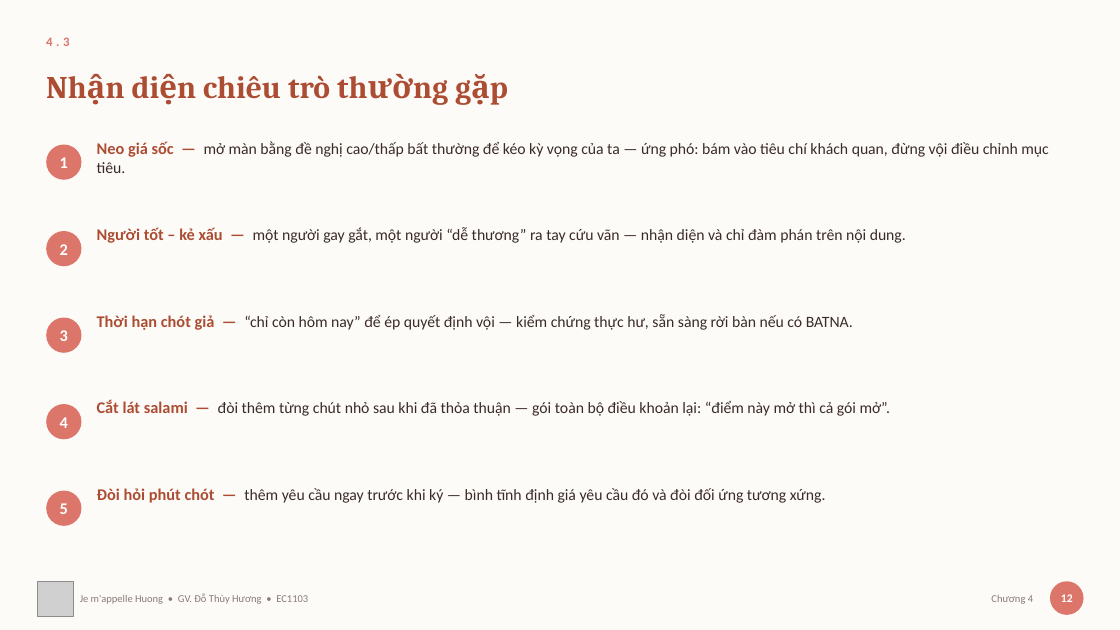
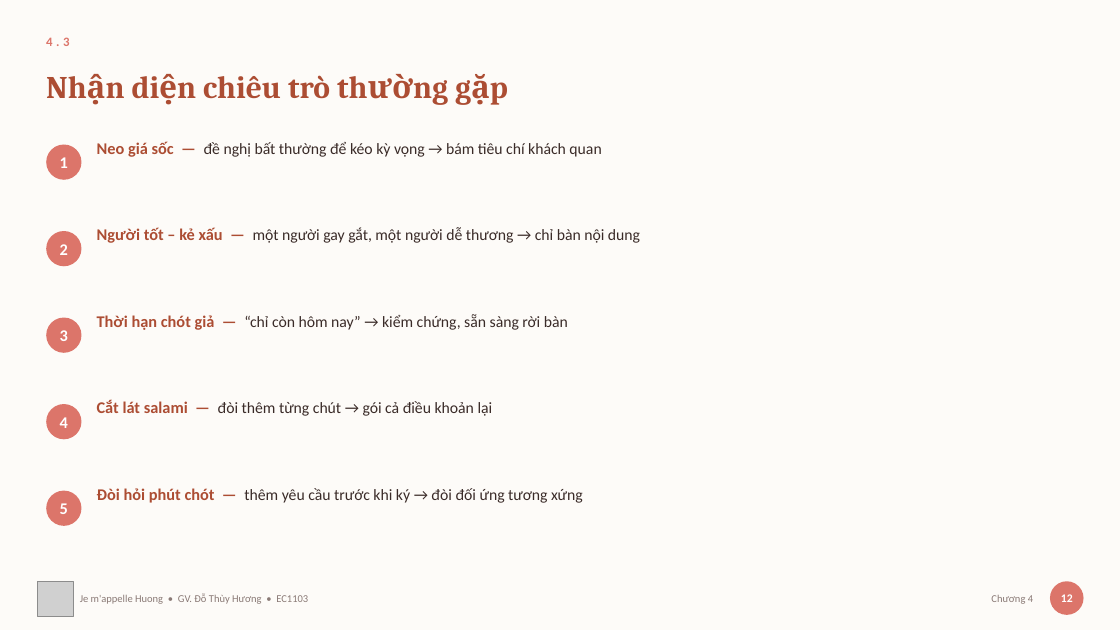
Before and after one commit to thuyhuongctu/ComDraft, a slide deck: slide 16 of slides/04-dam-phan.pptx. Drawn at 1120x630 pixels with LibreOffice and Linux fonts; fonts in the diff are those of the drawing; grey boxes stand for pictures. Boxes give left, top, right and bottom in pixels: in the first picture for what was removed or moved away, otherwise in the second. Text is boxed around its words. In the diff, an @@ line names an element or a change of style, - is before the commit and + after.

Commit message:
Bớt chữ trên slide Chương 3, 4 và 5
Tiếp đợt bớt chữ, vẫn theo quy ước Chương 1 đã đặt: thân thẻ rút từ câu văn
28–41 chữ xuống cụm 8–14 chữ, đoạn văn bị rút đưa vào ghi chú giảng bài dưới
mục "NÓI ĐỦ Ý (phần đã rút khỏi slide)".

                trước      sau
  Chương 3      97,0  →   80,1 chữ/slide
  Chương 4      98,9  →   82,5
  Chương 5      91,8  →   78,9

Cả năm chương bài giảng nay nằm trong khoảng 76–83 chữ mỗi slide, thay vì
95–105 như trước.

91 thân thẻ đổi chữ, 20 khối NÓI ĐỦ Ý thêm vào ghi chú.

Không đụng tới slide hoạt động nhóm và slide bài tập — những slide ấy giao
nhiệm vụ cho sinh viên nên phải viết đủ, rút gọn là mất thông tin. Cũng
không đụng năm slide đã thay bằng hình, vì chữ trên đó bị add_images.py xoá
lúc dựng.

Đã chạy lại xuat_slide.py, 131 ảnh trong ứng dụng khớp bộ slide mới. Nâng
PHIEN_BAN lên comdraft-v20. Bộ kiểm tra 24/24.

Còn lại: ba bài thực hành (bai-2 vẫn 111 chữ/slide, dày nhất), và bộ slide
tiếng Anh.

```diff
--- a/slides/04-dam-phan.pptx
+++ b/slides/04-dam-phan.pptx
@@ text at box(97, 141, 601, 157): text changed @@
-Neo giá sốc — mở màn bằng đề nghị cao/thấp bất thường để kéo kỳ vọng của ta — ứng phó: bám vào tiêu chí khách quan, đừng vội điều chỉnh mục tiêu.
+Neo giá sốc — đề nghị bất thường để kéo kỳ vọng → bám tiêu chí khách quan
@@ text at box(97, 227, 640, 243): text changed @@
-Người tốt – kẻ xấu — một người gay gắt, một người “dễ thương” ra tay cứu vãn — nhận diện và chỉ đàm phán trên nội dung.
+Người tốt – kẻ xấu — một người gay gắt, một người dễ thương → chỉ bàn nội dung
@@ text at box(97, 314, 568, 330): text changed @@
-Thời hạn chót giả — “chỉ còn hôm nay” để ép quyết định vội — kiểm chứng thực hư, sẵn sàng rời bàn nếu có BATNA.
+Thời hạn chót giả — “chỉ còn hôm nay” → kiểm chứng, sẵn sàng rời bàn
@@ text at box(97, 400, 493, 416): text changed @@
-Cắt lát salami — đòi thêm từng chút nhỏ sau khi đã thỏa thuận — gói toàn bộ điều khoản lại: “điểm này mở thì cả gói mở”.
+Cắt lát salami — đòi thêm từng chút → gói cả điều khoản lại
@@ text at box(97, 488, 583, 503): text changed @@
-Đòi hỏi phút chót — thêm yêu cầu ngay trước khi ký — bình tĩnh định giá yêu cầu đó và đòi đối ứng tương xứng.
+Đòi hỏi phút chót — thêm yêu cầu trước khi ký → đòi đối ứng tương xứng
```
Also in this commit, not shown: 5 other slides changed, 30 other files.
